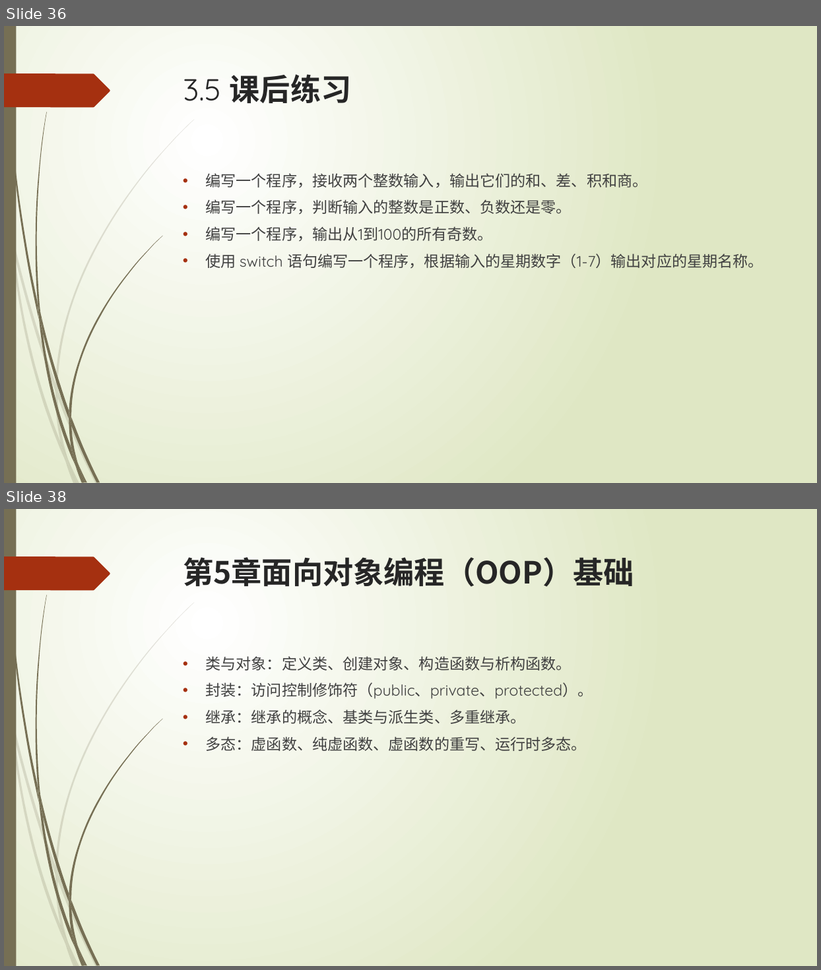
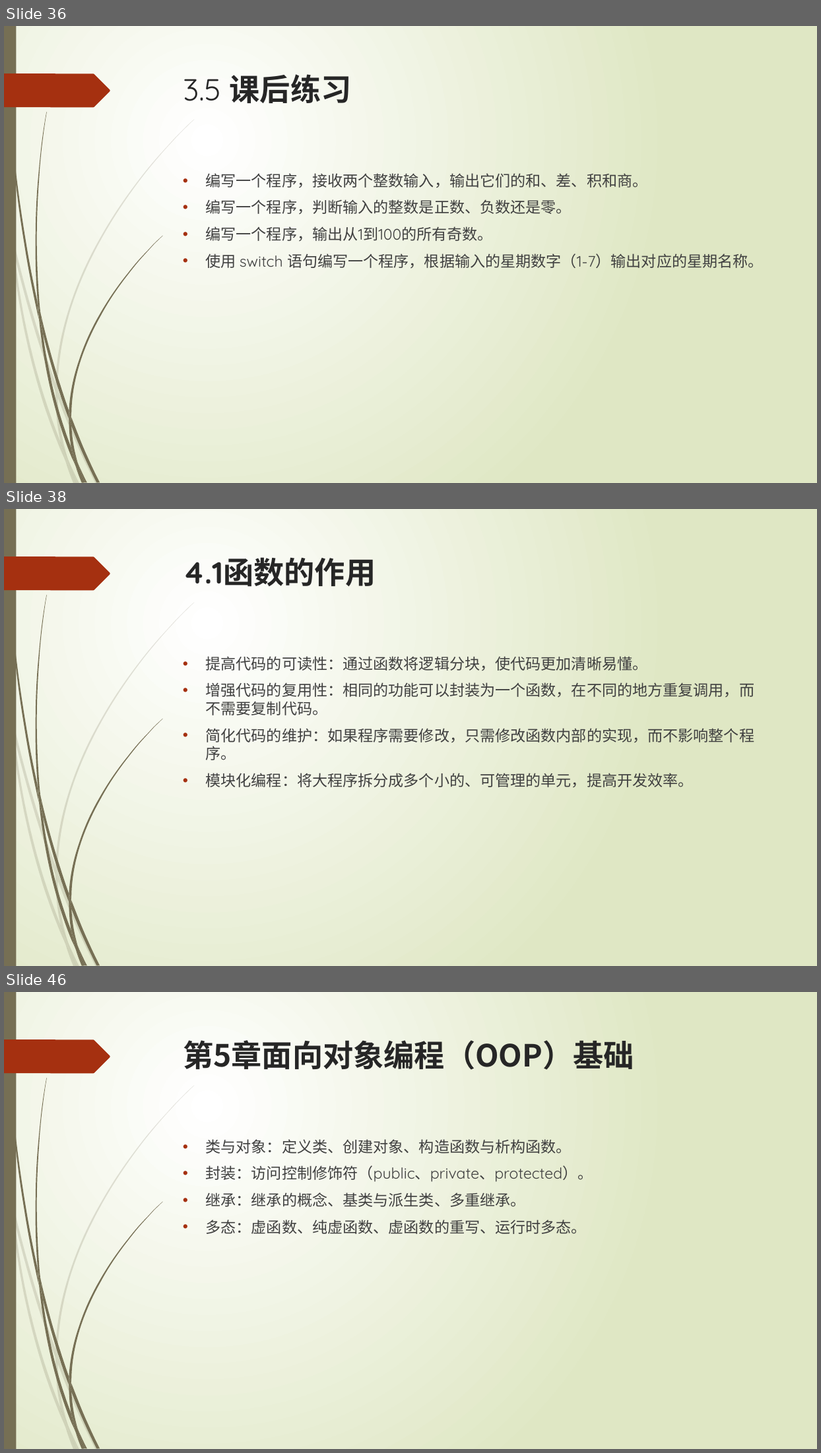
Before and after one commit to liuty2006/learn, a slide deck: learn_cpp/docs/C++语言培训.pptx. Shown one above the other, each under a label of ours: slides 36 and 38 before the commit, slides 36, 38 and 46 after it; the slides between them are not shown. The pictures are 821x970 and 821x1453 pixels, drawn with LibreOffice and Linux fonts; fonts in the diff are those of the drawing. Boxes give left, top, right and bottom in pixels: in the first picture for what was removed or moved away, otherwise in the second. Text is boxed around its words. In the diff, an @@ line names an element or a change of style, - is before the commit and + after.

```diff
--- a/learn_cpp/docs/C++语言培训.pptx
+++ b/learn_cpp/docs/C++语言培训.pptx
@@ slide 38 added at (x1=4, y1=509, x2=817, y2=966), background gradient #FFFFFF to #DFE8C4; not listed: 24 template elements that a slide beside it also shows @@
@@ title added at (x1=183, y1=557, x2=376, y2=586), 36 pt, text #262626, bold @@
+4.1函数的作用
@@ text added at (x1=206, y1=656, x2=755, y2=788), 18 pt, text #404040 @@
+• 提高代码的可读性：通过函数将逻辑分块，使代码更加清晰易懂。
+• 增强代码的复用性：相同的功能可以封装为一个函数，在不同的地方重复调用，而不需要复制代码。
+• 简化代码的维护：如果程序需要修改，只需修改函数内部的实现，而不影响整个程序。
+• 模块化编程：将大程序拆分成多个小的、可管理的单元，提高开发效率。
@@ what was slide 38 is now slide 46 @@
```
Also in this commit, not shown: 1 slide changed, 7 other slides added, 25 other files.
